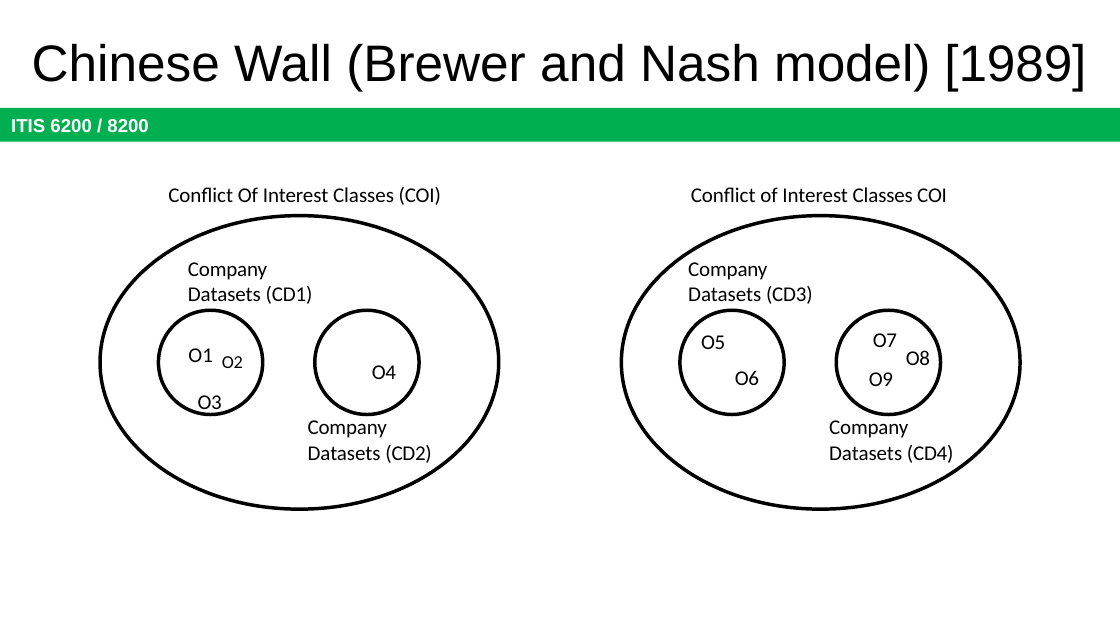
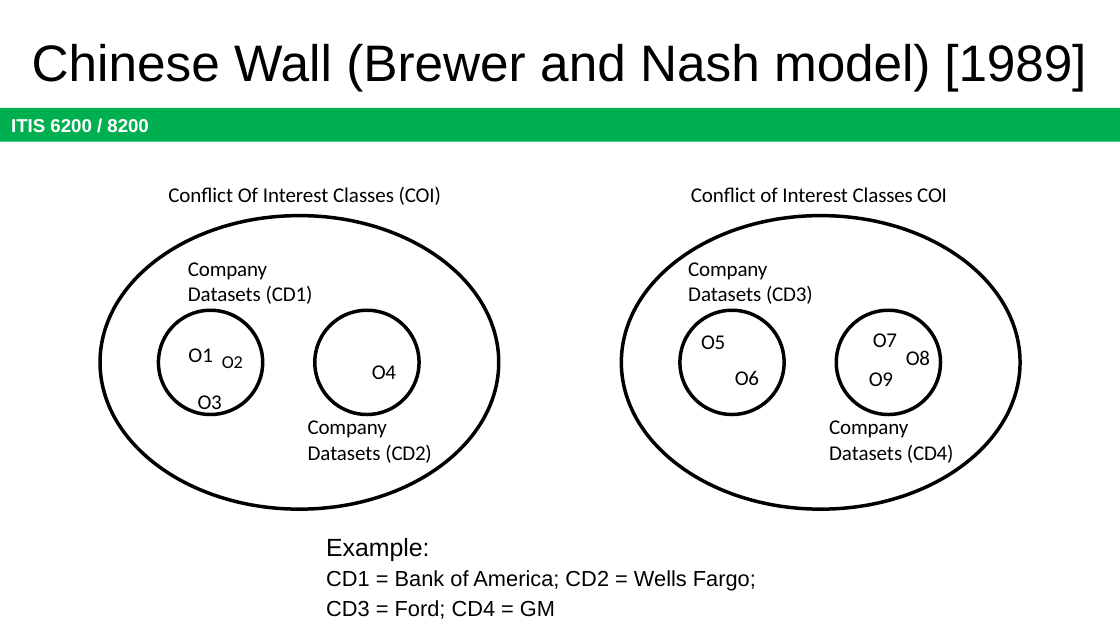
Before and after one commit to jx5c/github.io, a slide deck: slide 38 of teaching/ITIS6200/2023fa/lectures/lec09.pptx. Drawn at 1120x630 pixels with LibreOffice and Linux fonts; fonts in the diff are those of the drawing. Boxes give left, top, right and bottom in pixels: in the first picture for what was removed or moved away, otherwise in the second. Text is boxed around its words. In the diff, an @@ line names an element or a change of style, - is before the commit and + after.

```diff
--- a/teaching/ITIS6200/2023fa/lectures/lec09.pptx
+++ b/teaching/ITIS6200/2023fa/lectures/lec09.pptx
@@ text added at [326, 538, 756, 619], 14 pt, text #000000 @@
+Example:
+CD1 = Bank of America; CD2 = Wells Fargo;
+CD3 = Ford; CD4 = GM
```
Also in this commit, not shown: 2 other slides changed.
